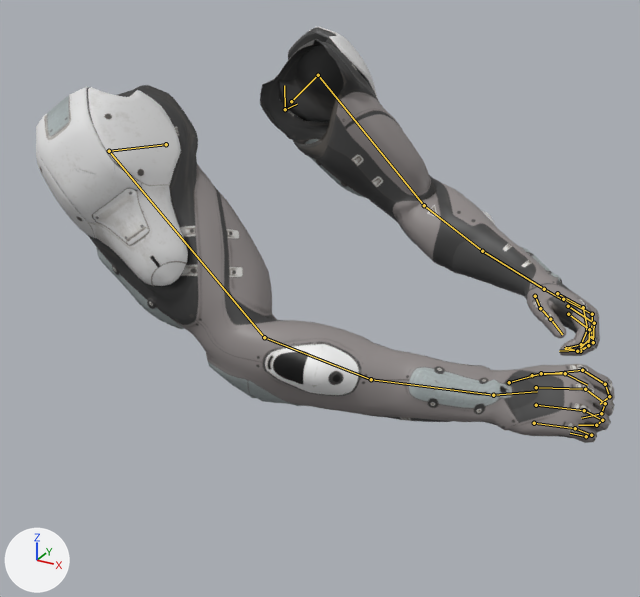
Two versions of the FBX model Mohamad/FBX/Player character Anims/Arms/FirstPerson_Slide_GroundImpact.fbx, one commit apart.
Both versions are drawn from a 50 mm camera at (0.941, -1.129, 0.272) aimed at (0.36, -0.071, -0.257). Lighting does not change. The marker at lower left points along +X, +Y and +Z. Both versions are drawn at frame 6 of the action 'Scene'; the numbers are the values there. The bones that bend it are drawn over the model as lines.

Objects in the first picture: 'SK_Wraith'.
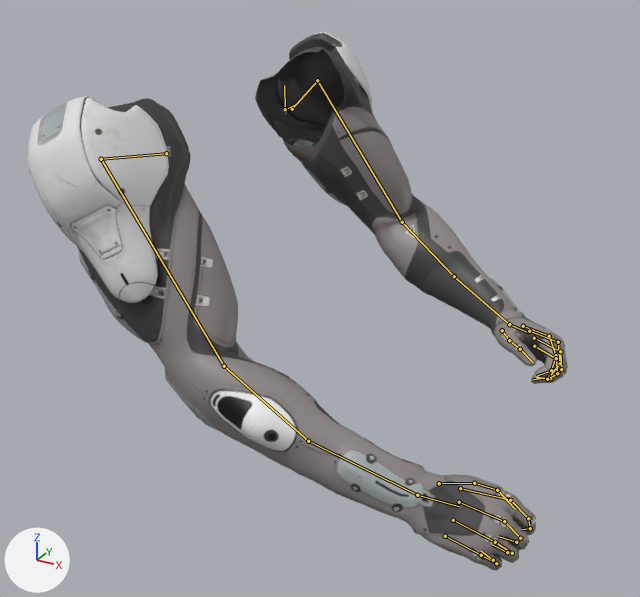
The edits, one by one:
Bone 'DEF_collarbone.L.001' (bone_def_collarbone_l_001) moves from (0.04, 0.112, -0.093) to (0.053, 0.109, -0.094).
Bone 'DEF_collarbone.L.001' (bone_def_collarbone_l_001) turns from (-9, 9, 0) to (-9, 20, 0) degrees about its own x, y and z.
Bone 'DEF_elbow.L.001' (bone_def_elbow_l_001) turns from (15, 11, -27) to (16, 11, -27) degrees about its own x, y and z.
Bone 'DEF_hand.L.001' (bone_def_hand_l_001) turns from (9, 19, 9) to (21, 19, 23) degrees about its own x, y and z.
Bone 'DEF_collarbone.R.001' (bone_def_collarbone_r_001) moves from (-0.04, 0.112, -0.093) to (-0.053, 0.109, -0.094).
Bone 'DEF_collarbone.R.001' (bone_def_collarbone_r_001) turns from (6, -6, 0) to (0, -15, 0) degrees about its own x, y and z.
Bone 'DEF_elbow.R.001' (bone_def_elbow_r_001) turns from (20, -1, -1) to (13, 1, -2) degrees about its own x, y and z.
Bone 'DEF_hand.R.001' (bone_def_hand_r_001) turns from (13, -21, -12) to (12, -21, -10) degrees about its own x, y and z.

What differs and where, as boxes [x1, y1, x2, y2] in the pictures (640 x 597 px):
'SK_Wraith', posed (7% narrower, 29% taller): before [36, 26, 615, 443]; after [28, 32, 568, 571]
bone 'DEF_collarbone.L.001', root to tip: before (291, 101) to (318, 75); after (292, 109) to (317, 80)
bone 'DEF_elbow.L.001', root to tip: before (424, 205) to (482, 251); after (402, 222) to (454, 276)
bone 'DEF_hand.L.001', root to tip: before (544, 289) to (565, 301); after (509, 324) to (530, 333)
bone 'DEF_collarbone.R.001', root to tip: before (166, 144) to (109, 151); after (166, 153) to (101, 159)
bone 'DEF_elbow.R.001', root to tip: before (264, 337) to (371, 379); after (224, 366) to (308, 441)
bone 'DEF_hand.R.001', root to tip: before (493, 395) to (537, 391); after (417, 495) to (459, 506)
